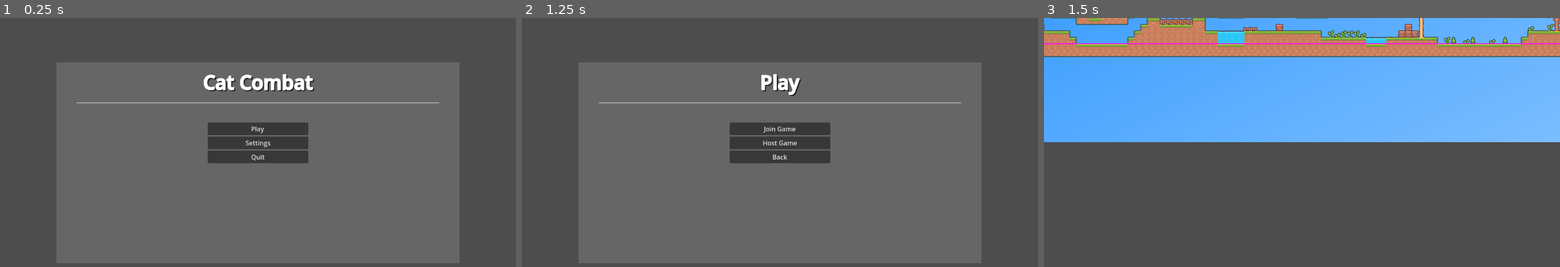
Above: before the commit, frames 1-3 (left to right).
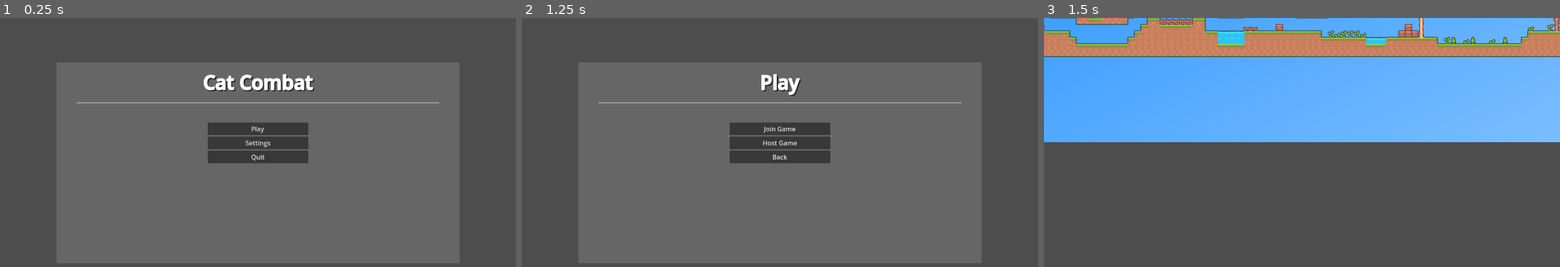
Above: after the commit, the same moments.

Repository: F1zzy31f/Glob-Game
Game: Godot game, scene res://scenes/MainMenu.tscn
Same seed, same stepped clock (60 frames per second), same inputs: the game is played once before the commit and once after it.
Inputs:
- Up to frame 1 (0.25 s): no input
- Up to frame 2 (1.25 s): click "Play" at 0.5 s
- Up to frame 3 (1.5 s): click "Join Game" at 1.25 s

Frames 1-2 are identical in both runs. In frame 3, 0.5% of the frame differs, in the area x 0-100%, y 10-11%.

Commit message:
Change spawns

Diff:
--- a/scenes/Map.tscn
+++ b/scenes/Map.tscn
@@ -11,9 +11,6 @@
 width = 2048
 height = 1024
 fill_to = Vector2(1, 1)
-
-[sub_resource type="PlaceholderTexture2D" id="PlaceholderTexture2D_uwuxj"]
-size = Vector2(8192, 2)
 
 [node name="Map" type="Node2D"]
 
@@ -40,18 +37,73 @@
 [node name="Spawns" type="Node2D" parent="."]
 
 [node name="1" type="Node2D" parent="Spawns"]
-position = Vector2(0, 16)
+position = Vector2(-600, 64)
 
 [node name="2" type="Node2D" parent="Spawns"]
-position = Vector2(-136, -64)
+position = Vector2(-422, 64)
 
 [node name="3" type="Node2D" parent="Spawns"]
-position = Vector2(296, 16)
+position = Vector2(-104, 65)
 
 [node name="4" type="Node2D" parent="Spawns"]
-position = Vector2(409, -64)
+position = Vector2(-152, -64)
 
-[node name="Void" type="Sprite2D" parent="."]
-z_index = 6
-position = Vector2(0, 64)
-texture = SubResource("PlaceholderTexture2D_uwuxj")
+[node name="5" type="Node2D" parent="Spawns"]
+position = Vector2(88, -112)
+
+[node name="6" type="Node2D" parent="Spawns"]
+position = Vector2(136, 0)
+
+[node name="7" type="Node2D" parent="Spawns"]
+position = Vector2(264, 0)
+
+[node name="8" type="Node2D" parent="Spawns"]
+position = Vector2(393, -80)
+
+[node name="9" type="Node2D" parent="Spawns"]
+position = Vector2(567, -208)
+
+[node name="10" type="Node2D" parent="Spawns"]
+position = Vector2(232, -208)
+
+[node name="11" type="Node2D" parent="Spawns"]
+position = Vector2(24, -256)
+
+[node name="12" type="Node2D" parent="Spawns"]
+position = Vector2(-119, -256)
+
+[node name="13" type="Node2D" parent="Spawns"]
+position = Vector2(-136, -352)
+
+[node name="14" type="Node2D" parent="Spawns"]
+position = Vector2(-200, -416)
+
+[node name="15" type="Node2D" parent="Spawns"]
+position = Vector2(456, -432)
+
+[node name="16" type="Node2D" parent="Spawns"]
+position = Vector2(728, -432)
+
+[node name="17" type="Node2D" parent="Spawns"]
+position = Vector2(904, -208)
+
+[node name="18" type="Node2D" parent="Spawns"]
+position = Vector2(664, -208)
+
+[node name="19" type="Node2D" parent="Spawns"]
+position = Vector2(696, -112)
+
+[node name="20" type="Node2D" parent="Spawns"]
+position = Vector2(808, -80)
+
+[node name="21" type="Node2D" parent="Spawns"]
+position = Vector2(792, 48)
+
+[node name="22" type="Node2D" parent="Spawns"]
+position = Vector2(1048, 64)
+
+[node name="23" type="Node2D" parent="Spawns"]
+position = Vector2(1208, 32)
+
+[node name="24" type="Node2D" parent="Spawns"]
+position = Vector2(1352, 64)
Not shown: 1 places in scenes/Map.tscn that only renumber resources
